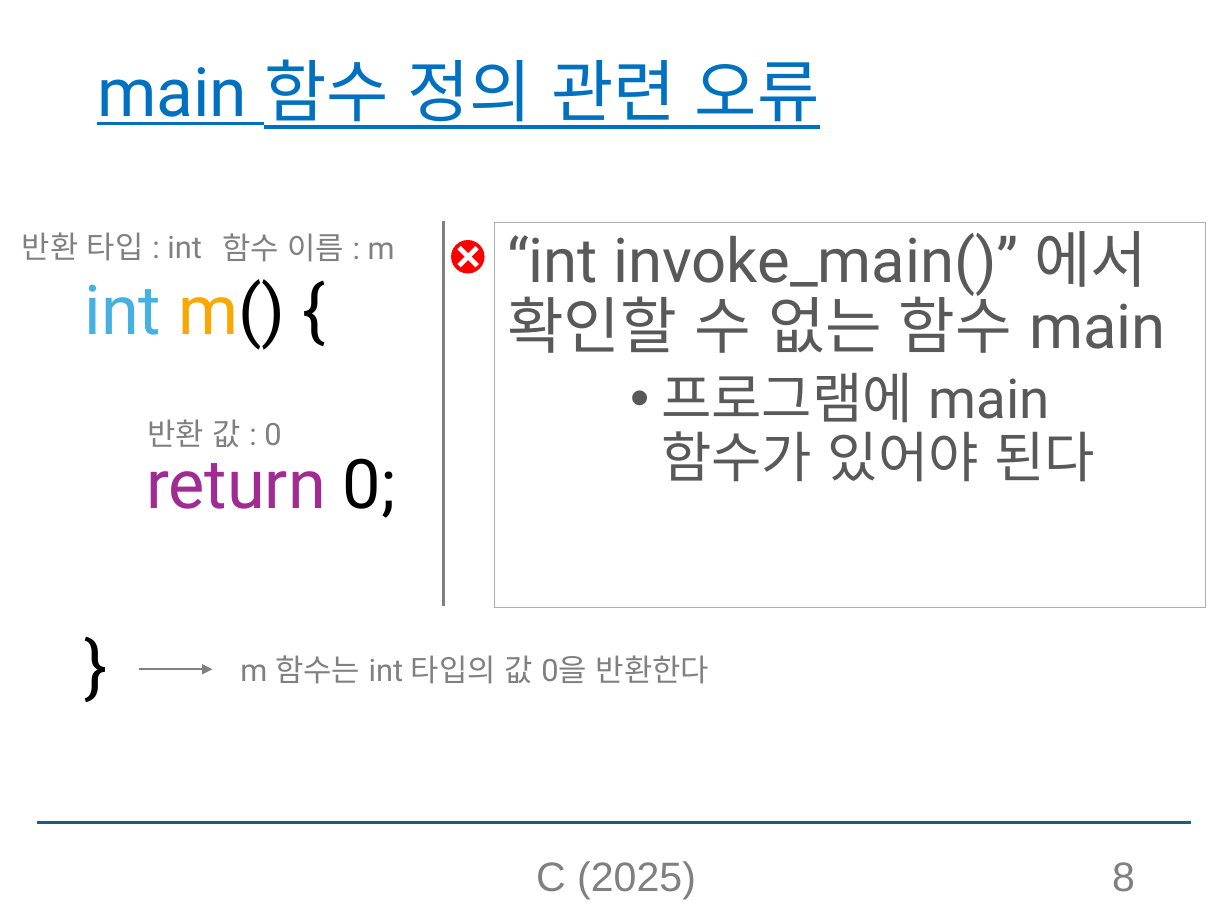
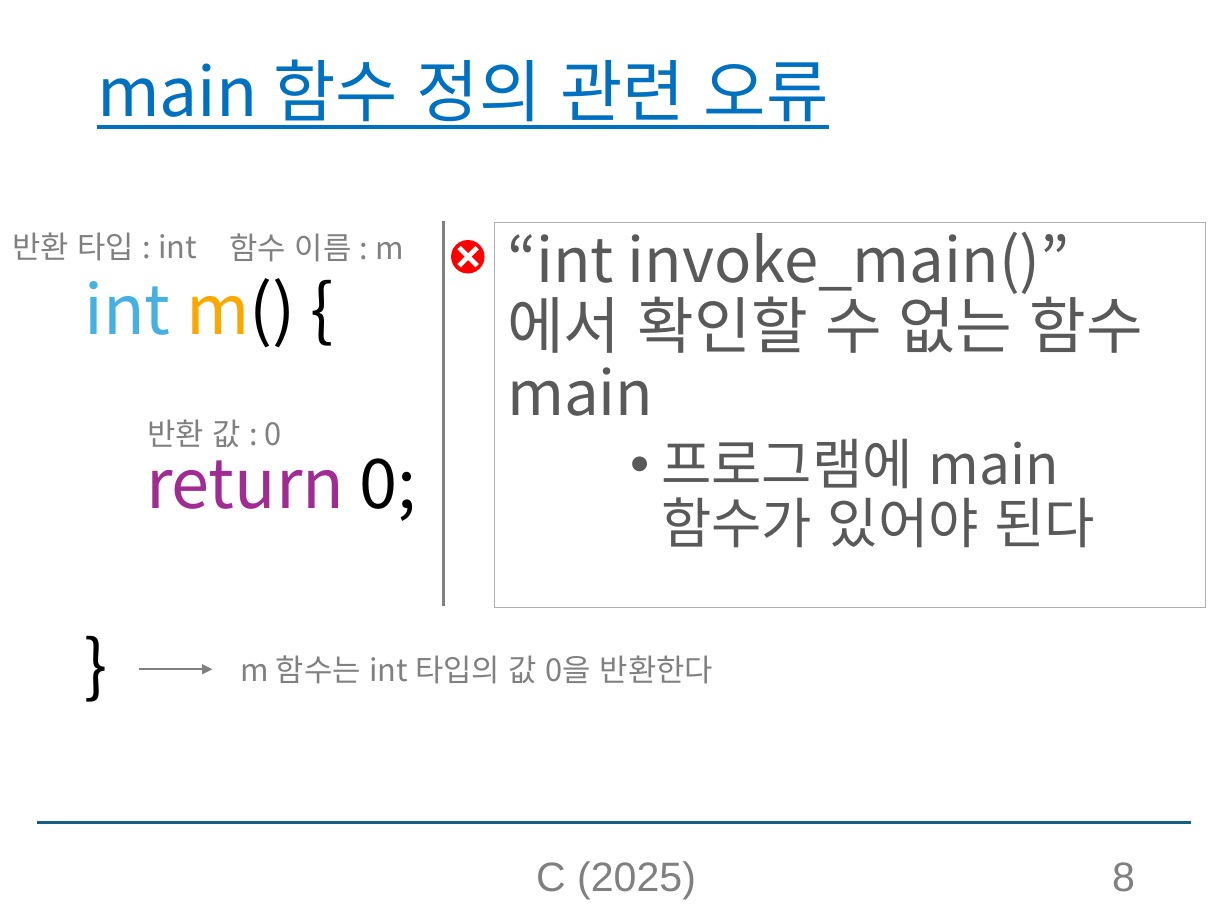
Before and after one commit to chaebkimm/C_ppt, a slide deck: slide 8 of C소개_실습제외.pptx. Drawn at 1232x924 pixels with LibreOffice and Linux fonts; fonts in the diff are those of the drawing. Boxes give left, top, right and bottom in pixels: in the first picture for what was removed or moved away, otherwise in the second. Text is boxed around its words. In the diff, an @@ line names an element or a change of style, - is before the commit and + after.

```diff
--- a/C소개_실습제외.pptx
+++ b/C소개_실습제외.pptx
@@ text "반환 타입 : int": place and size @@
-text "반환 타입 : int" at bbox=[22, 232, 202, 261]
+text "반환 타입 : int" at bbox=[12, 232, 197, 261]
@@ font Roboto to Noto Sans CJK KR in 7 elements at bbox=[97, 59, 829, 129], bbox=[495, 223, 1206, 607], bbox=[84, 278, 417, 521], bbox=[240, 655, 713, 684], bbox=[12, 232, 197, 261], bbox=[147, 419, 282, 447], bbox=[229, 233, 404, 262] @@
@@ text "함수 이름 : m": place and size @@
-text "함수 이름 : m" at bbox=[222, 233, 395, 262]
+text "함수 이름 : m" at bbox=[229, 233, 404, 262]
```
Also in this commit, not shown: 104 other slides changed, 1 slide removed.
